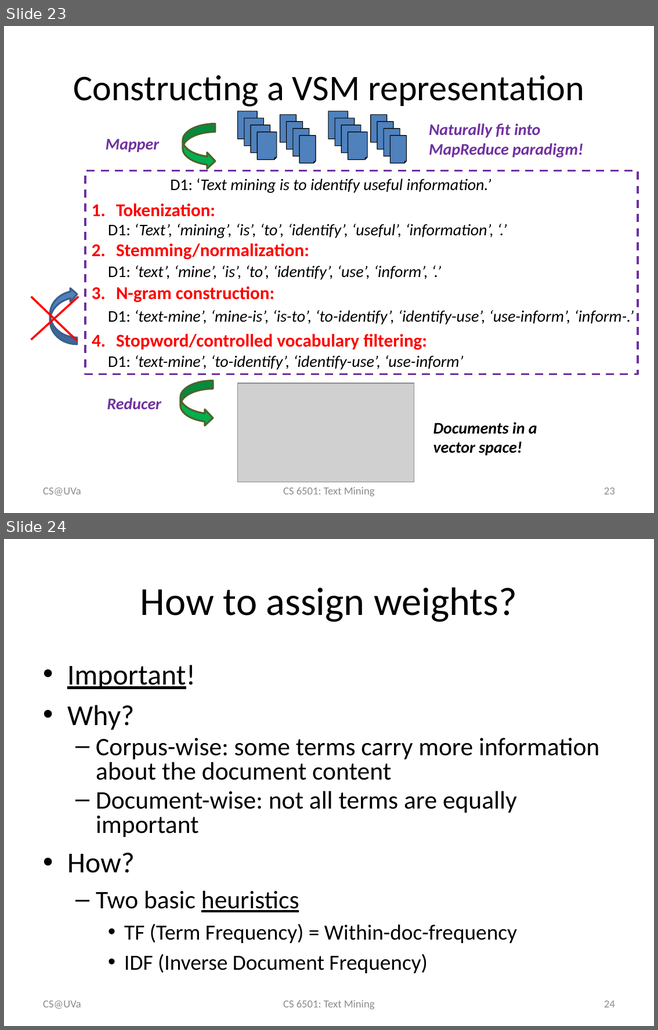
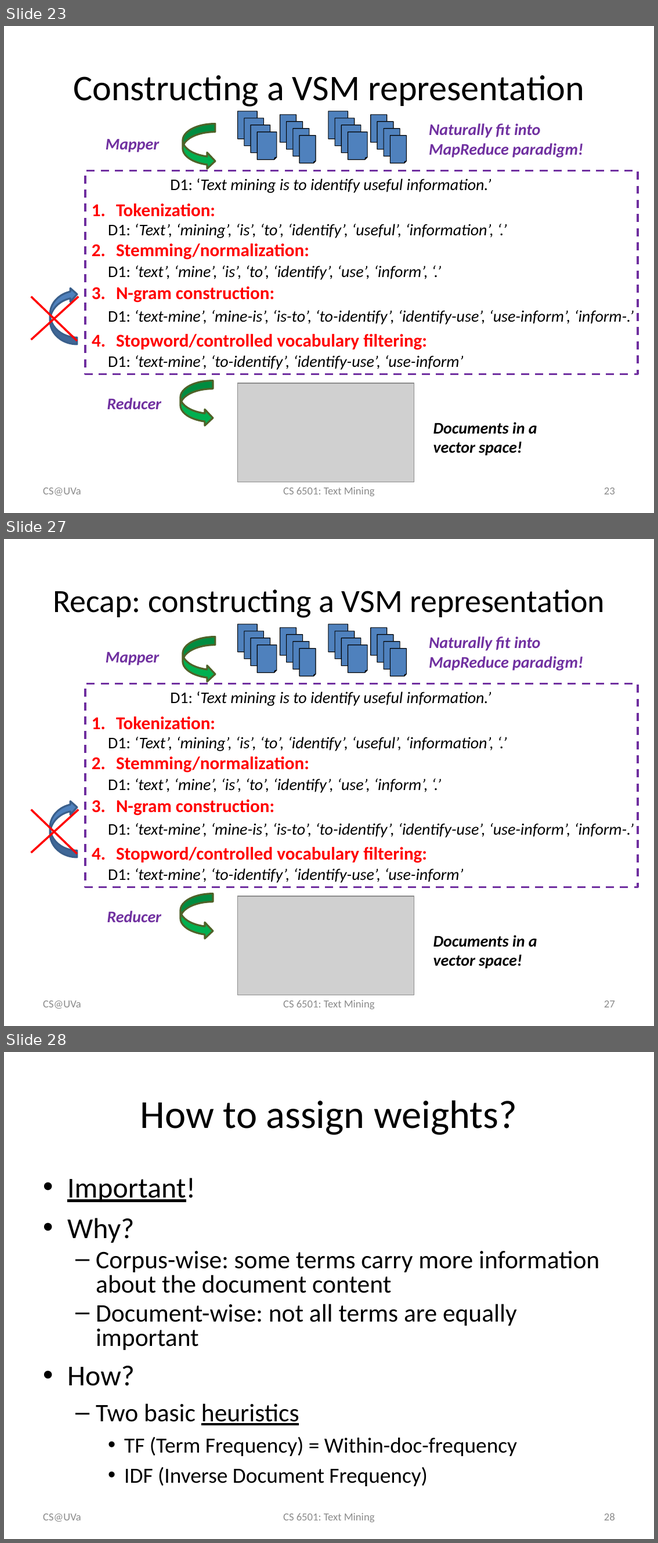
Before and after one commit to wang296/CS6501-Text-Mining, a slide deck: docs/VS model.pptx. Shown one above the other, each under a label of ours: slides 23 and 24 before the commit, slides 23, 27 and 28 after it; the slides between them are not shown. The pictures are 658x1030 and 658x1543 pixels, drawn with LibreOffice and Linux fonts; fonts in the diff are those of the drawing; grey boxes stand for pictures. Boxes give left, top, right and bottom in pixels: in the first picture for what was removed or moved away, otherwise in the second. Text is boxed around its words. In the diff, an @@ line names an element or a change of style, - is before the commit and + after.

```diff
--- a/docs/VS model.pptx
+++ b/docs/VS model.pptx
@@ slide 27 added at (4,539,654,1026), background #FFFFFF @@
@@ title added at (53,589,604,618), 36 pt, text #000000 @@
+Recap: constructing a VSM representation
@@ curved right arrow added at (183,637,215,683), fill #00B050, outline #4F6228 2 pt @@
@@ text added at (429,636,583,671), 18 pt, text #7030A0, bold, italic @@
+Naturally fit into MapReduce paradigm!
@@ text added at (106,652,159,665), 18 pt, text #7030A0, bold, italic @@
+Mapper
@@ group added at (238,624,406,676): 16 folded corners @@
@@ rectangle added at (85,684,637,887), outline #7030A0 2.25 pt dashed @@
@@ text added at (170,692,491,706), 18 pt, text #000000, italic @@
+D1: ‘Text mining is to identify useful information.’
@@ text added at (116,716,215,730), 20 pt, text #FF0000, bold @@
+1. Tokenization:
@@ text added at (108,737,494,751), 18 pt, text #000000, italic @@
+D1: ‘Text’, ‘mining’, ‘is’, ‘to’, ‘identify’, ‘useful’, ‘information’, ‘.’
@@ text added at (116,756,309,773), 20 pt, text #FF0000, bold @@
+2. Stemming/normalization:
@@ text added at (108,779,427,793), 18 pt, text #000000, italic @@
+D1: ‘text’, ‘mine’, ‘is’, ‘to’, ‘identify’, ‘use’, ‘inform’, ‘.’
@@ text added at (116,799,274,816), 20 pt, text #FF0000, bold @@
+3. N-gram construction:
@@ line added from (31, 810) to (76, 854), #FF0000 2.25 pt @@
@@ line added from (31, 853) to (79, 810), #FF0000 2.25 pt @@
@@ curved left arrow added at (50,801,78,857), fill #4F81BD, outline #3A5F8C 2 pt @@
@@ text added at (108,823,634,838), 18 pt, text #000000, italic @@
+D1: ‘text-mine’, ‘mine-is’, ‘is-to’, ‘to-identify’, ‘identify-use’, ‘use-inform’, ‘inform-.’
@@ text added at (116,847,427,863), 20 pt, text #FF0000, bold @@
+4. Stopword/controlled vocabulary filtering:
@@ text added at (108,868,463,883), 18 pt, text #000000, italic @@
+D1: ‘text-mine’, ‘to-identify’, ‘identify-use’, ‘use-inform’
@@ curved right arrow added at (180,894,213,939), fill #00B050, outline #4F6228 2 pt @@
@@ picture added at (238,896,414,995) @@
@@ text added at (107,911,161,922), 18 pt, text #7030A0, bold, italic @@
+Reducer
@@ text added at (433,935,537,969), 18 pt, text #000000, bold, italic @@
+Documents in a vector space!
@@ text added at (43,1001,81,1009), 12 pt, text #8C8C8C @@
+CS@UVa
@@ text added at (283,1000,375,1009), 12 pt, text #8C8C8C @@
+CS 6501: Text Mining
@@ page number added at (604,1001,615,1008), 12 pt, text #8C8C8C @@
+27
@@ what was slide 24 is now slide 28 @@
@@ page number at (604,1513,615,1521): text changed @@
-24
+28
```
Also in this commit, not shown: 2 slides changed, 3 other slides added, 4 other files.
